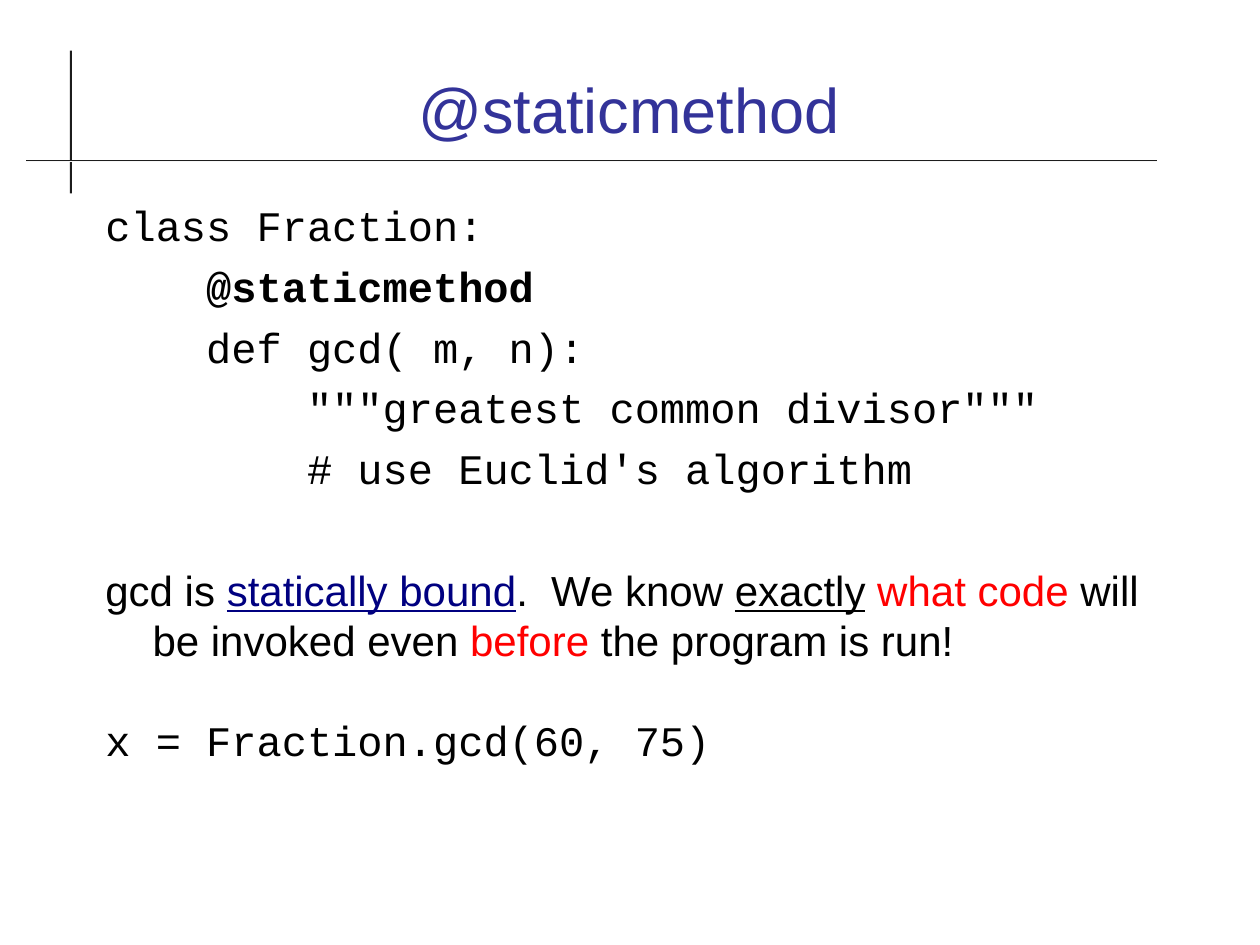
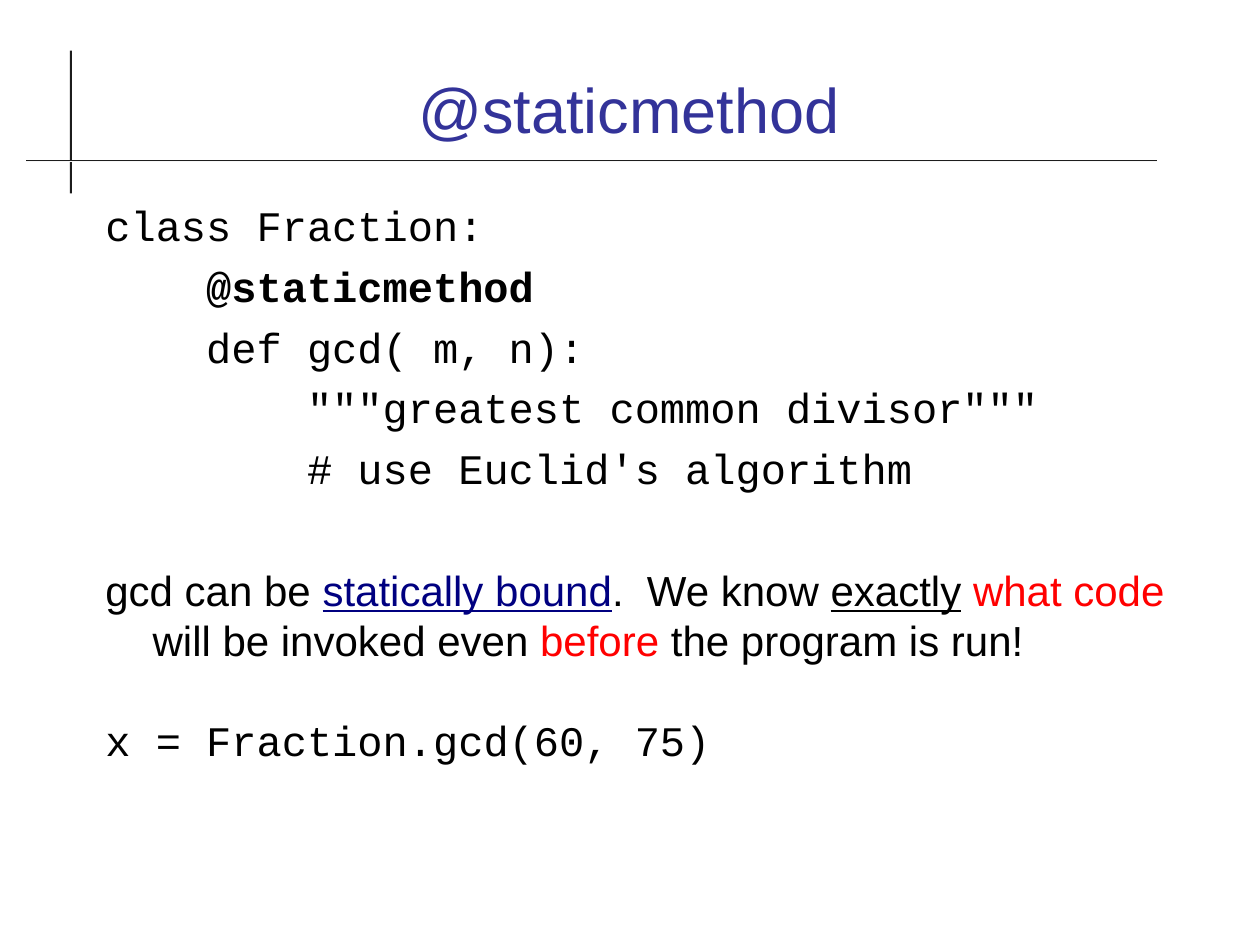
Before and after one commit to cpske/ISP, a slide deck: slide 10 of code-quality/Type-Checking.odp. Drawn at 1260x945 pixels with LibreOffice and Linux fonts; fonts in the diff are those of the drawing. Boxes give left, top, right and bottom in pixels: in the first picture for what was removed or moved away, otherwise in the second. Text is boxed around its words. In the diff, an @@ line names an element or a change of style, - is before the commit and + after.

```diff
--- a/code-quality/Type-Checking.odp
+++ b/code-quality/Type-Checking.odp
@@ text at [105,575,1164,665]: text changed @@
-gcd is statically bound. We know exactly what code will be invoked even before the program is run!
+gcd can be statically bound. We know exactly what code will be invoked even before the program is run!
```
Also in this commit, not shown: 11 other slides changed, 1 other file.
